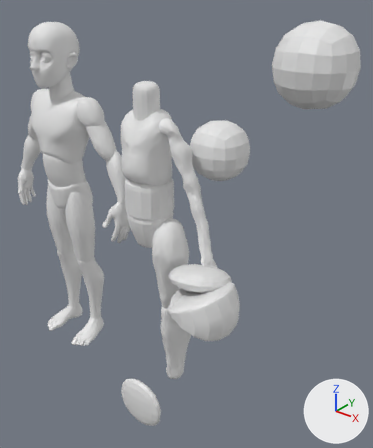
Two versions of the Blender file Toys/10Min_mine/2026/2026_04/Human_proportion_0417.blend, one commit apart.
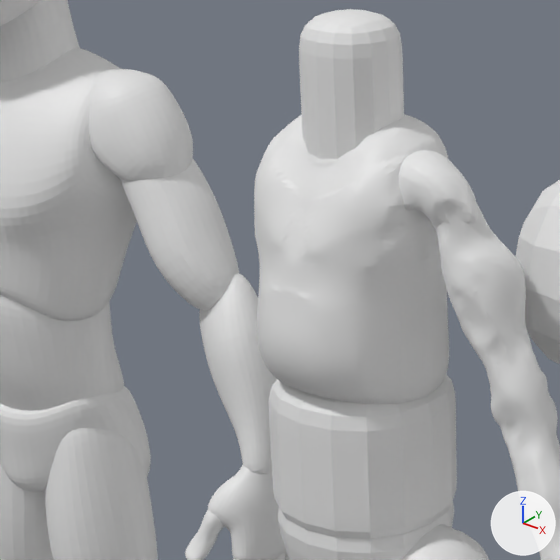
Each version appears first whole from a 50 mm camera at (2.348, -2.512, 2.515) aimed at (0.151, 0.233, 0.813), and next in a close-up on the part from 14% to 54% of the width and 17% to 51% of the height. The lights are fixed; the arrows at lower right show +X, +Y and +Z. The last two pictures show the newer version.
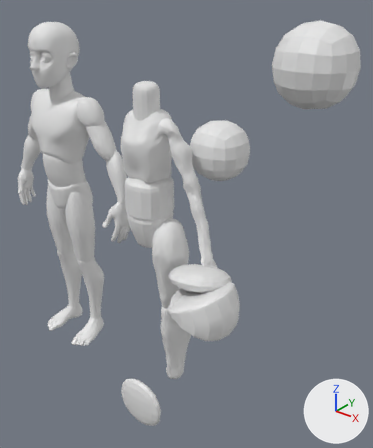
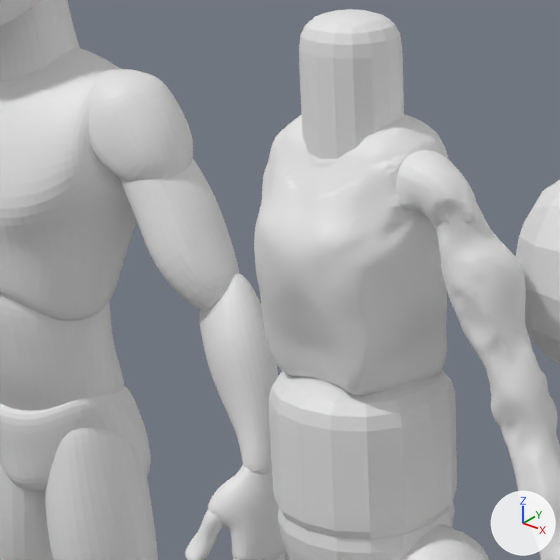
Changed parts and their boxes [x1, y1, x2, y2] in the close-ups (560 x 560 px; the box of a moved part takes in the faces that stretch with it):
```json
{"object": "Cube", "change": "reshaped", "before": [254, 114, 449, 404], "after": [254, 114, 448, 396]}
{"part": 1, "of": "me_cube_001", "change": "moved or reshaped", "before": [254, 132, 449, 404], "after": [254, 132, 447, 396]}
```

Scene script edits in JSON lines:
```json
{"block": "me_cube_001", "where": "# used by ob_cube; location = (0.0, 0.0, 1.454)"}
{"op": "remove", "block": "me_cube_001", "code": "me_cube_001.from_pydata(...)  # 10622 vertices, 10620 faces; spans x -0.178..0.178, y -0.198..0.166, z -0.269..0.261"}
{"op": "add", "block": "me_cube_001", "code": "me_cube_001.from_pydata(...)  # 10622 vertices, 10620 faces; spans x -0.178..0.178, y -0.173..0.166, z -0.268..0.261"}
{"block": "me_cube_001", "change": "me_cube_001 part 1: 5777 of 10622 vertices moved; they spanned x -0.177..0.177, y -0.198..0.127, z -0.269..0.214 and now span x -0.176..0.176, y -0.173..0.127, z -0.268..0.214; mean shift (0.0, 0.007, 0.006); largest move (0.004, -0.19, -0.173) -> (0.004, -0.125, -0.146)"}
```
